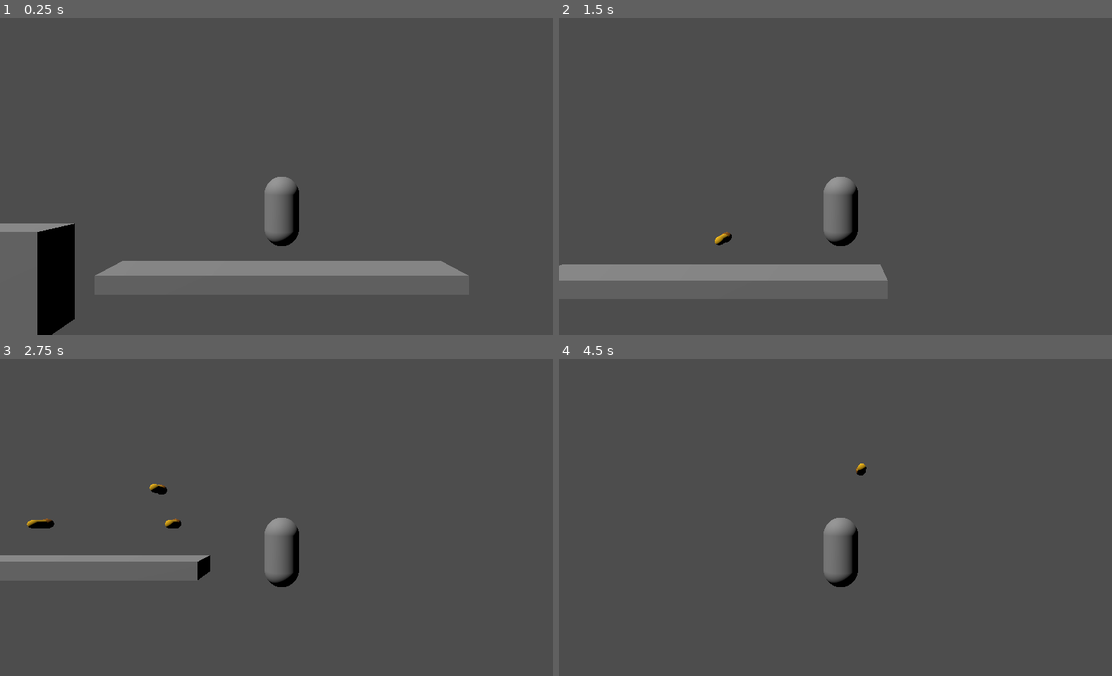
Above: before the commit, frames 1-4 (two rows, left to right).
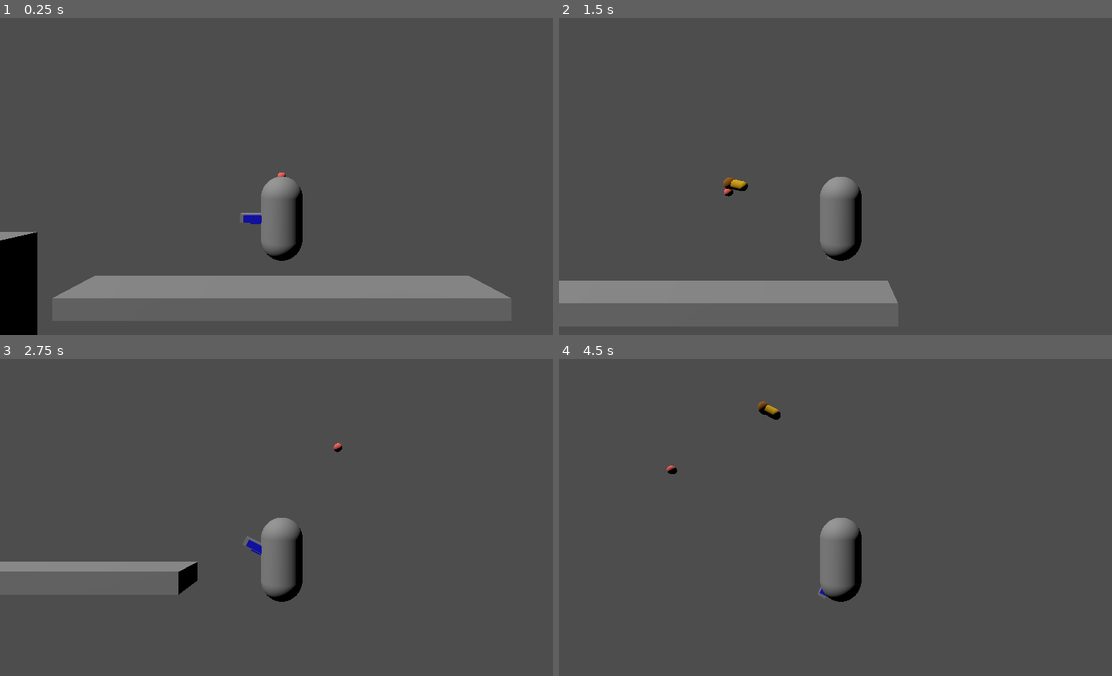
Above: after the commit, the same moments.

Repository: kzzss/ProjectBolt
Game: Godot game, scene res://Scenes/main.tscn
Two runs of this game, one before a commit and one after it. Both use one fixed random seed, a clock stepped at 60 frames per second and the inputs below.
Inputs (mouse positions are in pixels of both pictures, inside the frame that each line leads up to):
- Up to frame 1 (0.25 s): no input
- Up to frame 2 (1.5 s): move the mouse to (962, 160) at 0.52 s; hold D (right) 0.53-1.28 s; click (962, 160) at 0.6 s; tap Space (jump) at 0.77 s; move the mouse to (730, 192) at 1.27 s; hold S (down) from 1.28 s (still down); click (730, 192) at 1.35 s
- Up to frame 3 (2.75 s): tap Space (jump) at 1.52 s; move the mouse to (337, 447) at 2.02 s; release S (down) at 2.03 s; hold D (right) from 2.03 s (still down); click (337, 447) at 2.1 s
- Up to frame 4 (4.5 s): move the mouse to (813, 580) at 2.77 s; release D (right) at 2.78 s; hold W (up) 2.78-3.53 s; click (813, 580) at 2.85 s; tap Space (jump) at 3.02, 3.77 s; move the mouse to (1012, 565) at 3.52 s; hold A (left) from 3.53 s (still down); click (1012, 565) at 3.6 s; move the mouse to (669, 469) at 4.27 s; click (669, 469) at 4.35 s

The runs differ from the first frame. In frame 1, 14% of the frame differs, in the area x 0-93%, y 48-100%; in frame 2, 8.2%; in frame 3, 3.2%; in frame 4, 0.9%.
Error before the commit: Parse Error: Too many arguments for "intersect_ray()" call. Expected at most 1 but received 2. (res://Player/WeaponPivot.gd:10)

Commit message:
aim at mouse implement WIP

Diff:
--- /dev/null
+++ b/ProjectBolt/Materials/blue.tres
@@ -0,0 +1,4 @@
+[gd_resource type="StandardMaterial3D" format=3 uid="uid://ch1o2wnup6m83"]
+
+[resource]
+albedo_color = Color(0.00392157, 0, 0.890196, 1)
--- /dev/null
+++ b/ProjectBolt/Materials/green.tres
@@ -0,0 +1,4 @@
+[gd_resource type="StandardMaterial3D" format=3 uid="uid://dkkhkh6y1ys04"]
+
+[resource]
+albedo_color = Color(0, 0.443137, 0.054902, 1)
--- /dev/null
+++ b/ProjectBolt/Materials/shader2dtut.tscn
@@ -0,0 +1,14 @@
+[gd_scene load_steps=4 format=3 uid="uid://dsd1x15xmli6s"]
+
+[ext_resource type="Shader" path="res://test.gdshader" id="1_7626u"]
+[ext_resource type="Texture2D" uid="uid://bg0c1ii200hi0" path="res://icon.svg" id="2_dktj6"]
+
+[sub_resource type="ShaderMaterial" id="ShaderMaterial_u6bte"]
+shader = ExtResource("1_7626u")
+shader_parameter/blue = 1.0
+
+[node name="Node2D" type="Node2D"]
+
+[node name="Icon" type="Sprite2D" parent="."]
+material = SubResource("ShaderMaterial_u6bte")
+texture = ExtResource("2_dktj6")
--- a/ProjectBolt/Misc/small_projectile.tscn
+++ b/ProjectBolt/Misc/small_projectile.tscn
@@ -2,36 +2,36 @@
 
 [ext_resource type="Script" path="res://Misc/SmallProjectile.gd" id="1_oha3w"]
 
-[sub_resource type="BoxShape3D" id="BoxShape3D_l7c1s"]
+[sub_resource type="BoxShape3D" id="BoxShape3D_1b5bv"]
 
-[sub_resource type="StandardMaterial3D" id="StandardMaterial3D_0d1um"]
+[sub_resource type="StandardMaterial3D" id="StandardMaterial3D_qm6ck"]
 albedo_color = Color(0.917647, 0.701961, 0, 1)
 
-[sub_resource type="CapsuleMesh" id="CapsuleMesh_7mexx"]
-material = SubResource("StandardMaterial3D_0d1um")
+[sub_resource type="CapsuleMesh" id="CapsuleMesh_4q1mi"]
+material = SubResource("StandardMaterial3D_qm6ck")
 
-[sub_resource type="StandardMaterial3D" id="StandardMaterial3D_rf6lp"]
+[sub_resource type="StandardMaterial3D" id="StandardMaterial3D_su8wk"]
 albedo_color = Color(0.611765, 0.360784, 0, 1)
 
-[sub_resource type="SphereMesh" id="SphereMesh_e7dgd"]
-material = SubResource("StandardMaterial3D_rf6lp")
+[sub_resource type="SphereMesh" id="SphereMesh_e6dgh"]
+material = SubResource("StandardMaterial3D_su8wk")
 
 [node name="SmallProjectile" type="Area3D"]
-transform = Transform3D(0.1, 0, 0, 0, 0.1, 0, 0, 0, 0.1, 0, 0, 0)
+transform = Transform3D(-4.37114e-09, 0.1, -4.37114e-09, 0, -4.37114e-09, -0.1, -0.1, -4.37114e-09, 1.91069e-16, 0, 0, 0)
 collision_layer = 8
 collision_mask = 5
 script = ExtResource("1_oha3w")
 speed = 50
 
 [node name="CollisionShape3D" type="CollisionShape3D" parent="."]
-shape = SubResource("BoxShape3D_l7c1s")
+shape = SubResource("BoxShape3D_1b5bv")
 
 [node name="MeshInstance3D" type="MeshInstance3D" parent="."]
 transform = Transform3D(0.8, 0, 0, 0, -3.49691e-08, -0.8, 0, 0.8, -3.49691e-08, 0, 0, 0.624)
-mesh = SubResource("CapsuleMesh_7mexx")
+mesh = SubResource("CapsuleMesh_4q1mi")
 
 [node name="MeshInstance3D" type="MeshInstance3D" parent="MeshInstance3D"]
 transform = Transform3D(1.2, 0, 0, 0, 1.2, 0, 0, 0, 1.2, 0, -0.786104, 3.43617e-08)
-mesh = SubResource("SphereMesh_e7dgd")
+mesh = SubResource("SphereMesh_e6dgh")
 
 [connection signal="body_entered" from="." to="." method="_on_body_entered"]
--- a/ProjectBolt/Player/WeaponPivot.gd
+++ b/ProjectBolt/Player/WeaponPivot.gd
@@ -1,10 +1,24 @@
 extends Node3D
 
-func ScreenPointToRay():
-	var spaceState = get_world_3d().direct_space_state
-	var mousePos = get_viewport().get_mouse_position()
+@onready var camera = get_node("../Camera3D")
 
-	var camera = get_tree().root.get_camera_3d()
-	var rayOrigin = camera.project_ray_origin(mousePos)
-	var rayEnd = rayOrigin + camera.project_ray_normal(mousePos) * 2000
-	var rayArray = spaceState.intersect_ray(rayOrigin, rayEnd)
+var rayOrigin = Vector3()
+var rayEnd = Vector3()
+
+func _physics_process(delta):
+	var space_state = get_world_3d().direct_space_state
+	var mouse_position = get_viewport().get_mouse_position()
+	var ray_query = PhysicsRayQueryParameters3D.new()
+
+	rayOrigin = camera.project_ray_origin(mouse_position)
+	rayEnd = rayOrigin + camera.project_ray_normal(mouse_position) * 2000
+	ray_query.from = rayOrigin
+	ray_query.to = rayEnd
+	ray_query.collide_with_areas = true
+	var raycast_result = space_state.intersect_ray(ray_query)
+
+	if not raycast_result.is_empty():
+		var pos = raycast_result.position
+		print(get_node("..").position)
+		get_node("../gizmo").position = Vector3(pos.x, pos.y, 0)
+		look_at(Vector3(pos.x, pos.y, 0), Vector3(0,0,1))
--- /dev/null
+++ b/ProjectBolt/Player/gizmo.gd
@@ -0,0 +1,6 @@
+extends MeshInstance3D
+
+
+# Called when the node enters the scene tree for the first time.
+func _ready():
+	top_level = true
--- a/ProjectBolt/Player/player.gd
+++ b/ProjectBolt/Player/player.gd
@@ -15,7 +15,7 @@
 		var sp = smallProjectile.instantiate()
 		owner.add_child(sp)
 		sp.transform = $WeaponPivot/ProjectileSpawn.global_transform
-		sp.velocity = -sp.transform.x * sp.speed
+		sp.velocity = -sp.transform.basis.x * sp.speed
 
 func _physics_process(delta):
 	# Add the gravity.
--- a/ProjectBolt/Player/player.tscn
+++ b/ProjectBolt/Player/player.tscn
@@ -1,13 +1,26 @@
-[gd_scene load_steps=5 format=3 uid="uid://q83tfivj774n"]
+[gd_scene load_steps=11 format=3 uid="uid://q83tfivj774n"]
 
 [ext_resource type="Script" path="res://Player/player.gd" id="1_trjh2"]
 [ext_resource type="Script" path="res://Player/WeaponPivot.gd" id="2_a4i3h"]
+[ext_resource type="Material" uid="uid://ch1o2wnup6m83" path="res://Materials/blue.tres" id="3_dpkoy"]
+[ext_resource type="Script" path="res://Player/gizmo.gd" id="3_nctvr"]
 
 [sub_resource type="CapsuleMesh" id="CapsuleMesh_ubtck"]
 
 [sub_resource type="CapsuleShape3D" id="CapsuleShape3D_f5tf0"]
 
-[node name="CharacterBody3D" type="CharacterBody3D"]
+[sub_resource type="BoxMesh" id="BoxMesh_0tqk7"]
+
+[sub_resource type="BoxMesh" id="BoxMesh_e447r"]
+material = ExtResource("3_dpkoy")
+
+[sub_resource type="StandardMaterial3D" id="StandardMaterial3D_07hri"]
+albedo_color = Color(1, 0.396078, 0.372549, 1)
+
+[sub_resource type="SphereMesh" id="SphereMesh_lnw5u"]
+material = SubResource("StandardMaterial3D_07hri")
+
+[node name="Player" type="CharacterBody3D"]
 collision_layer = 2
 collision_mask = 5
 axis_lock_linear_z = true
@@ -23,4 +36,26 @@
 script = ExtResource("2_a4i3h")
 
 [node name="ProjectileSpawn" type="Node3D" parent="WeaponPivot"]
-transform = Transform3D(0.3, 0, 0, 0, 0.3, 0, 0, 0, 0.3, 0, 0, 0)
+transform = Transform3D(-1.31134e-08, 0, -0.3, 0, 0.3, 0, 0.3, 0, -1.31134e-08, 0, 0, -1)
+
+[node name="MeshInstance3D" type="MeshInstance3D" parent="WeaponPivot"]
+transform = Transform3D(1, 0, 0, 0, 0.2, 0, 0, 0, 0.2, -0.5, 0, 0)
+mesh = SubResource("BoxMesh_0tqk7")
+
+[node name="MeshInstance3D" type="MeshInstance3D" parent="WeaponPivot/MeshInstance3D"]
+transform = Transform3D(0.5, 0, 0, 0, 0.5, 0, 0, 0, 0.5, 0, 0, 0.5)
+mesh = SubResource("BoxMesh_e447r")
+
+[node name="MeshInstance3D2" type="MeshInstance3D" parent="WeaponPivot/MeshInstance3D"]
+transform = Transform3D(0.8, 0, 0, 0, 0.8, 0, 0, 0, 0.8, 0, 0.5, 0)
+mesh = SubResource("BoxMesh_e447r")
+
+[node name="Camera3D" type="Camera3D" parent="."]
+transform = Transform3D(1, 0, 0, 0, 1, 0, 0, 0, 1, 0, 0, 5)
+v_offset = 1.0
+
+[node name="gizmo" type="MeshInstance3D" parent="."]
+transform = Transform3D(0.2, 0, 0, 0, 0.2, 0, 0, 0, 0.2, 0, 0, 0)
+mesh = SubResource("SphereMesh_lnw5u")
+skeleton = NodePath("../WeaponPivot")
+script = ExtResource("3_nctvr")
--- a/ProjectBolt/Scenes/main.tscn
+++ b/ProjectBolt/Scenes/main.tscn
@@ -1,10 +1,12 @@
-[gd_scene load_steps=4 format=3 uid="uid://dks7n30f3n08v"]
+[gd_scene load_steps=5 format=3 uid="uid://dks7n30f3n08v"]
 
 [ext_resource type="PackedScene" uid="uid://q83tfivj774n" path="res://Player/player.tscn" id="1_n2ind"]
 
 [sub_resource type="BoxMesh" id="BoxMesh_1bh07"]
 
 [sub_resource type="BoxShape3D" id="BoxShape3D_1tiwg"]
+
+[sub_resource type="BoxShape3D" id="BoxShape3D_skejm"]
 
 [node name="Main" type="Node3D"]
 
@@ -29,9 +31,11 @@
 [node name="CharacterBody3D" parent="." instance=ExtResource("1_n2ind")]
 transform = Transform3D(1, 0, 0, 0, 1, 0, 0, 0, 1, 0, 2.22714, 0)
 
-[node name="Camera3D" type="Camera3D" parent="CharacterBody3D"]
-transform = Transform3D(1, 0, 0, 0, 1, 0, 0, 0, 1, 0, 0, 6)
-v_offset = 1.0
+[node name="Area3D" type="Area3D" parent="CharacterBody3D"]
+transform = Transform3D(15, 0, 0, 0, 10, 0, 0, 0, 0.014, 0, 0, 0)
+
+[node name="CollisionShape3D" type="CollisionShape3D" parent="CharacterBody3D/Area3D"]
+shape = SubResource("BoxShape3D_skejm")
 
 [node name="DirectionalLight3D" type="DirectionalLight3D" parent="."]
 transform = Transform3D(0.86438, -0.19842, -0.462035, 0.502839, 0.341084, 0.794238, 0, -0.918853, 0.3946, 0, 0, 0)
--- /dev/null
+++ b/ProjectBolt/test.gdshader
@@ -0,0 +1,11 @@
+shader_type canvas_item;
+
+uniform float blue = 1.0;
+
+void fragment() {
+	COLOR = texture(TEXTURE, UV);
+	COLOR.b = blue;
+}
+void vertex() {
+	VERTEX += vec2(cos(TIME)*100.0, sin(TIME)*100.0);
+}
